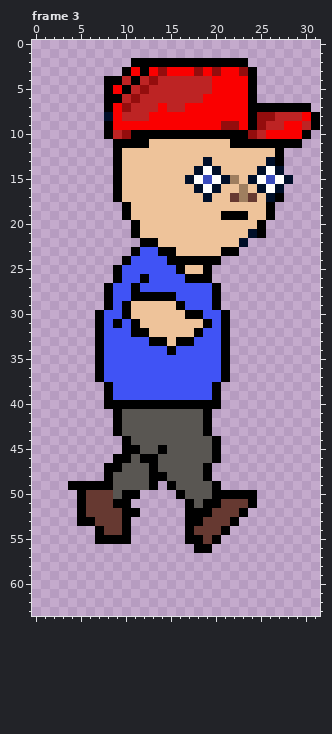
Pixel-art file: Corona Game Art/human_asprite.aseprite. The picture above is the old version.
32x64 pixels, 3 frames. Shown: frame 3. The commit also changed other frames, which this record leaves out.
Once edited:
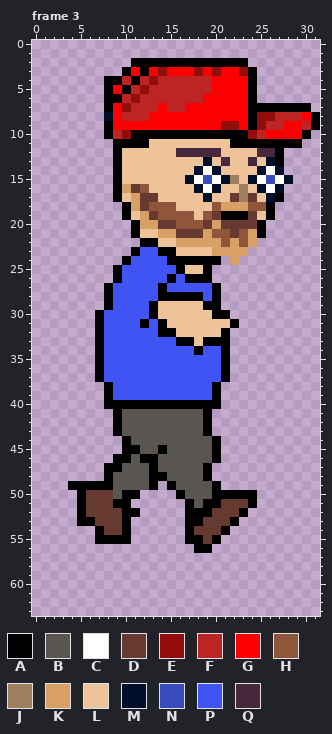
Palette (. is transparent): A #000000  B #595652  C #ffffff  D #663931  E #940d0d  F #bd2424  G #fa0000  H #8f563b  J #9f7e5f  K #d9a066  L #eec39a  M #000f29  N #394cbe  P #4053f5  Q #45283c
Change:
{"change": "layer \"Beard\" added"}
{"where": "frame 3, layers \"Beard\", \"right arm\""}
{"frame":3,"y":12,"x":16,"old":"LLLLL","new":"QQQQQ"}
{"frame":3,"y":12,"x":25,"old":"LL","new":"QQ"}
{"frame":3,"y":13,"x":21,"old":"L","new":"Q"}
{"frame":3,"y":13,"x":24,"old":"L","new":"Q"}
{"frame":3,"y":16,"x":10,"old":"LLL","new":"KDH"}
{"frame":3,"y":17,"x":11,"old":"LLL","new":"KDD"}
{"frame":3,"y":18,"x":11,"old":"LLLLL","new":"KDHHH"}
{"frame":3,"y":18,"x":20,"old":"LLLLLL","new":"HKKKHH"}
{"frame":3,"y":19,"x":12,"old":"LLLLLL","new":"KDHHHH"}
{"frame":3,"y":19,"x":19,"old":"LL","new":"HD"}
{"frame":3,"y":19,"x":24,"old":"L","new":"D"}
{"frame":3,"y":20,"x":12,"old":"LLLLLLLLLLLLL","new":"KKDDHHHDKDDDD"}
{"frame":3,"y":21,"x":14,"old":"LLLLLLLLLLM","new":"KKDDDKHHDHK"}
{"frame":3,"y":22,"x":16,"old":"LLLLLLLM.","new":"KKKKKHKHK"}
{"frame":3,"y":23,"x":20,"old":"LAA.","new":"KKKK"}
{"frame":3,"y":24,"x":22,"old":".","new":"K"}
{"frame":3,"y":26,"x":12,"old":"A","new":"P"}
{"frame":3,"y":26,"x":15,"old":"P","new":"A"}
{"frame":3,"y":27,"x":11,"old":"A","new":"P"}
{"frame":3,"y":27,"x":14,"old":"P","new":"A"}
{"frame":3,"y":28,"x":11,"old":"AAA","new":"PPP"}
{"frame":3,"y":28,"x":16,"old":"PPP","new":"AAA"}
{"frame":3,"y":29,"x":10,"old":"ALLL","new":"PPPA"}
{"frame":3,"y":29,"x":16,"old":"APPP","new":"LLLA"}
{"frame":3,"y":30,"x":10,"old":"ALLL","new":"PPPA"}
{"frame":3,"y":30,"x":17,"old":"AAPP","new":"LLLA"}
{"frame":3,"y":31,"x":9,"old":"A","new":"P"}
{"frame":3,"y":31,"x":11,"old":"ALLL","new":"PAPA"}
{"frame":3,"y":31,"x":19,"old":"APA.","new":"LLLA"}
{"frame":3,"y":32,"x":11,"old":"AALLL","new":"PPPAA"}
{"frame":3,"y":32,"x":18,"old":"APP","new":"LLL"}
{"frame":3,"y":33,"x":13,"old":"AAL","new":"PPP"}
{"frame":3,"y":33,"x":18,"old":"PPP","new":"LAA"}
{"frame":3,"y":34,"x":15,"old":"A","new":"P"}
{"frame":3,"y":34,"x":18,"old":"P","new":"A"}
{"label":"changed","picture_box":[113,148,275,355]}
